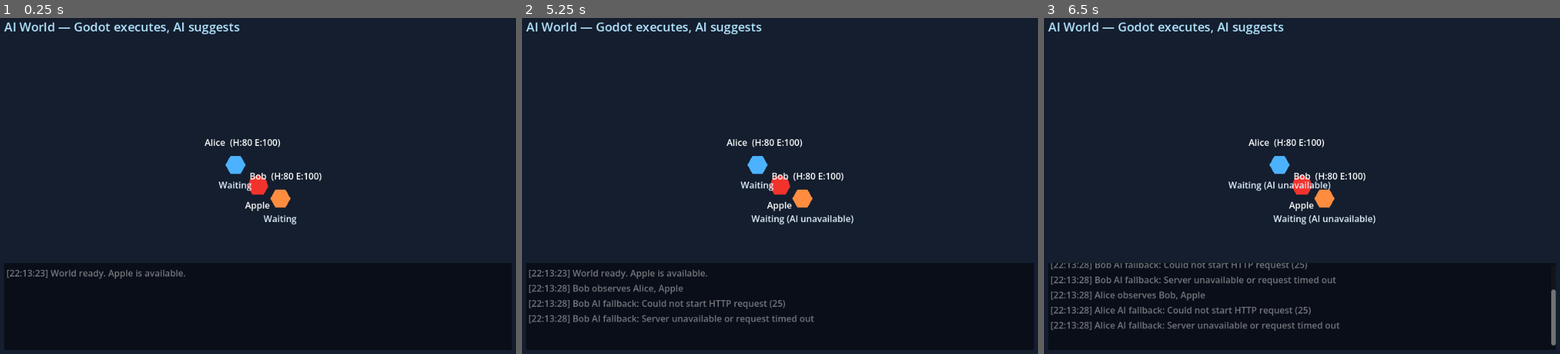
Above: before the commit, frames 1-3 (left to right).
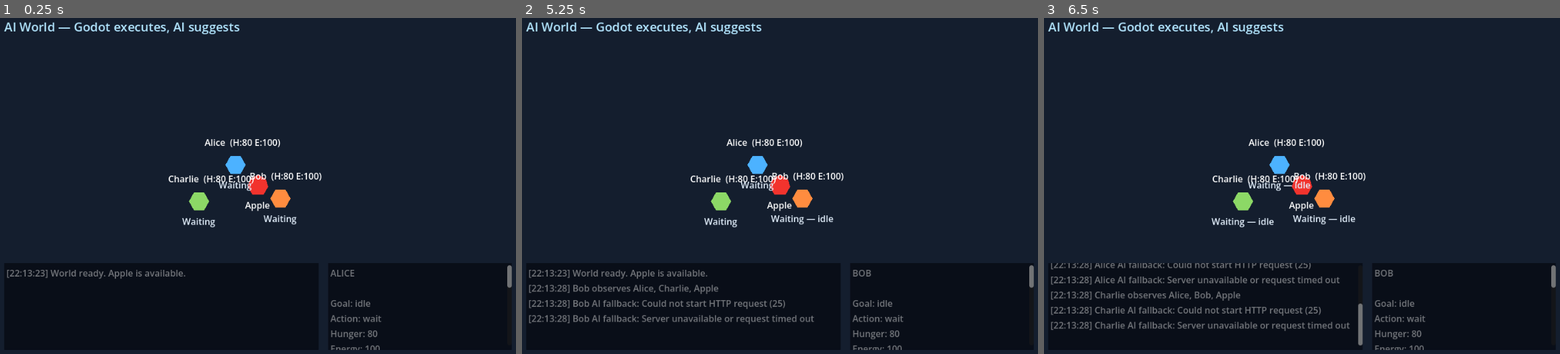
Above: after the commit, the same moments.

Repository: pfalli/AI_World
Game: Godot game, scene res://scenes/world.tscn
The game is run twice, just before and just after one commit, with the same random seed, the same clock (stepped at 60 frames per second) and the same inputs.
Inputs (mouse positions are in pixels of both pictures, inside the frame that each line leads up to):
- Up to frame 1 (0.25 s): no input
- Up to frame 2 (5.25 s): tap Enter at 0.5, 2, 3.5 s; move the mouse to (898, 169) at 0.52 s; click (898, 169) at 0.67 s; tap Space at 1.25, 2.75, 4.25 s; move the mouse to (671, 206) at 1.27 s; click (671, 206) at 1.42 s; move the mouse to (831, 108) at 2.02 s; click (831, 108) at 2.17 s; move the mouse to (754, 259) at 2.77 s; click (754, 259) at 2.92 s; move the mouse to (939, 239) at 3.52 s; click (939, 239) at 3.67 s; move the mouse to (620, 132) at 4.27 s; click (620, 132) at 4.42 s; move the mouse to (805, 186) at 5.02 s; click (805, 186) at 5.17 s
- Up to frame 3 (6.5 s): move the mouse to (1219, 98) at 5.77 s; click (1219, 98) at 5.92 s

The runs differ from the first frame. In frame 1, 0.9% of the frame differs, in the area x 32-100%, y 46-99%; in frame 2, 1.3%; in frame 3, 3.9%, in the area x 9-100%, y 46-99%.

Commit message:
Reusable WorldAgent state: goals, normalized personality, memories, relationships, recent     events/messages, reason, and action

Diff:
--- a/game/scenes/world.tscn
+++ b/game/scenes/world.tscn
@@ -37,20 +37,35 @@
 position = Vector2(440, 280)
 agent_id = "alice"
 agent_name = "Alice"
-personality = PackedStringArray("friendly", "cooperative", "curious")
+personality = {"friendliness": 0.9, "cooperation": 0.9, "curiosity": 0.8, "selfishness": 0.1, "aggression": 0.1}
 body_color = Color(0.3, 0.7, 1, 1)
 
 [node name="Bob" parent="Agents" instance=ExtResource("2")]
 position = Vector2(520, 340)
 agent_id = "bob"
 agent_name = "Bob"
-personality = PackedStringArray("selfish", "suspicious", "risk-taking")
+personality = {"friendliness": 0.3, "cooperation": 0.2, "curiosity": 0.5, "selfishness": 0.8, "aggression": 0.4}
 body_color = Color(1, 0.55, 0.25, 1)
+
+[node name="Charlie" parent="Agents" instance=ExtResource("2")]
+position = Vector2(375, 345)
+agent_id = "charlie"
+agent_name = "Charlie"
+personality = {"friendliness": 0.65, "cooperation": 0.55, "curiosity": 0.9, "selfishness": 0.35, "aggression": 0.15}
+body_color = Color(0.55, 0.85, 0.4, 1)
 
 [node name="EventPanel" type="TextEdit" parent="."]
 position = Vector2(28, 455)
-size = Vector2(904, 155)
+size = Vector2(560, 155)
 editable = false
 wrap_mode = 1
 theme_override_colors/background_color = Color(0.03, 0.05, 0.09, 0.9)
 theme_override_colors/font_color = Color(0.78, 0.88, 0.82, 1)
+
+[node name="AgentPanel" type="TextEdit" parent="."]
+position = Vector2(605, 455)
+size = Vector2(327, 155)
+editable = false
+wrap_mode = 1
+theme_override_colors/background_color = Color(0.03, 0.05, 0.09, 0.9)
+theme_override_colors/font_color = Color(0.8, 0.88, 1, 1)
--- a/game/scripts/agent.gd
+++ b/game/scripts/agent.gd
@@ -5,13 +5,23 @@
 @export var agent_name := "Agent"
 @export var hunger := 80
 @export var energy := 100
-@export var personality: PackedStringArray
+@export var personality: Dictionary = {"friendliness": 0.5, "cooperation": 0.5, "curiosity": 0.5, "selfishness": 0.5, "aggression": 0.5}
 @export var body_color := Color.WHITE
 @export var decision_interval := 5.0
+@export var max_memories := 100
 
 const ACTIONS := ["take_apple", "talk", "wander", "wait"]
+const GOALS := ["find_food", "socialize", "explore", "rest", "idle"]
 const SPEED := 115.0
+const CONTEXT_LIMIT := 8
 var current_action := "wait"
+var current_goal := "idle"
+var relationships: Dictionary = {}
+var memories: Array[Dictionary] = []
+var recent_events: Array[Dictionary] = []
+var recent_messages: Array[Dictionary] = []
+var last_reason := ""
+var _last_messages: Dictionary = {}
 var _destination := Vector2.ZERO
 var _client: AIClient
 var _world: Node
@@ -43,35 +53,85 @@
 
 func _on_decision_received(decision: Dictionary) -> void:
 	var action := str(decision.get("action", "wait"))
-	if not ACTIONS.has(action):
-		action = "wait"
-	_world.log_event("%s decided %s" % [agent_name, action.to_upper()])
+	current_goal = str(decision.get("goal", "idle"))
+	if not ACTIONS.has(action): action = "wait"
+	if not GOALS.has(current_goal): current_goal = "idle"
+	last_reason = str(decision.get("reason", "No reason provided."))
+	_world.log_event("%s decided %s (%s)." % [agent_name, action.to_upper(), current_goal])
 	_world.execute_intent(self, action, str(decision.get("target_id", "")), str(decision.get("message", "")))
+	_world.show_agent_info(self)
 
 func _on_request_failed(error_text: String) -> void:
 	wait_safely()
-	update_status("Waiting (AI unavailable)")
+	last_reason = "AI unavailable; safe fallback."
 	_world.log_event("%s AI fallback: %s" % [agent_name, error_text])
 
+func receive_social_event(event: Dictionary) -> void:
+	recent_events.append(event)
+	if recent_events.size() > CONTEXT_LIMIT: recent_events.pop_front()
+	var event_type := str(event.get("type", "event"))
+	var actor_id := str(event.get("actor_id", ""))
+	if event_type == "message" and str(event.get("target_agent_id", "")) == agent_id:
+		var message := {"from_id": actor_id, "from_name": str(event.get("actor_name", "Someone")), "message": str(event.get("message", ""))}
+		recent_messages.append(message)
+		if recent_messages.size() > CONTEXT_LIMIT: recent_messages.pop_front()
+		remember("conversation", "%s told me: %s" % [message.from_name, message.message], 5, [actor_id])
+		_world.log_event("%s remembered %s's message." % [agent_name, message.from_name])
+	elif event_type == "resource_taken" and actor_id != agent_id:
+		var actor_name := str(event.get("actor_name", "Another agent"))
+		remember("event", "%s took the only apple while I was hungry." % actor_name, 8 if hunger > 50 else 5, [actor_id])
+		if hunger > 50:
+			change_relationship(actor_id, -15, -5)
+		_world.log_event("%s observed: %s" % [agent_name, event.get("description", "A resource was taken.")])
+
+func remember(memory_type: String, description: String, importance: int, related_agents: Array) -> void:
+	memories.append({"id": "%s_%s" % [agent_id, _world.world_tick], "timestamp": Time.get_time_string_from_system(), "type": memory_type, "description": description, "importance": clampi(importance, 1, 10), "related_agents": related_agents, "created_at_tick": _world.world_tick})
+	if memories.size() > max_memories:
+		memories.sort_custom(func(a, b): return a.importance < b.importance or (a.importance == b.importance and a.created_at_tick < b.created_at_tick))
+		memories.pop_front()
+	_world.log_event("%s memory created: %s" % [agent_name, description])
+
+func relevant_memories(visible_ids: Array) -> Array[Dictionary]:
+	var scored: Array[Dictionary] = []
+	for memory in memories:
+		var relevance := 0
+		for related_id in memory.related_agents:
+			if visible_ids.has(related_id): relevance += 4
+		var age: int = maxi(0, _world.world_tick - int(memory.created_at_tick))
+		memory["_score"] = int(memory.importance) * 10 + relevance - min(age, 30)
+		scored.append(memory)
+	scored.sort_custom(func(a, b): return a._score > b._score)
+	var result: Array[Dictionary] = []
+	for memory in scored.slice(0, CONTEXT_LIMIT): result.append({"description": memory.description, "importance": memory.importance})
+	return result
+
+func change_relationship(other_id: String, trust_delta: int, affinity_delta: int) -> void:
+	if other_id.is_empty() or other_id == agent_id: return
+	var relation: Dictionary = relationships.get(other_id, {"trust": 0, "affinity": 0})
+	var old_trust := int(relation.trust)
+	relation.trust = clampi(old_trust + trust_delta, -100, 100)
+	relation.affinity = clampi(int(relation.affinity) + affinity_delta, -100, 100)
+	relationships[other_id] = relation
+	_world.log_event("%s relationship to %s trust: %s -> %s" % [agent_name, other_id, old_trust, relation.trust])
+
+func can_send_message(target_id: String, message: String) -> bool:
+	if message.strip_edges().is_empty(): return false
+	var previous: Dictionary = _last_messages.get(target_id, {})
+	if previous.get("message", "") == message and _world.world_tick - int(previous.get("tick", -999)) < 30: return false
+	_last_messages[target_id] = {"message": message, "tick": _world.world_tick}
+	return true
+
 func set_wander_destination(destination: Vector2) -> void:
-	current_action = "wander"
-	_destination = destination
-	update_status("Wandering")
+	current_action = "wander"; _destination = destination; update_status("Wandering — %s" % current_goal)
 
 func set_talk_target(target: WorldAgent, message: String) -> void:
-	current_action = "talk"
-	_destination = target.global_position
-	update_status(message if not message.is_empty() else "Talking to %s" % target.agent_name)
+	current_action = "talk"; _destination = target.global_position; update_status("To %s: %s" % [target.agent_name, message])
 
 func wait_safely() -> void:
-	current_action = "wait"
-	velocity = Vector2.ZERO
-	update_status("Waiting")
+	current_action = "wait"; velocity = Vector2.ZERO; update_status("Waiting — %s" % current_goal)
 
 func eat_apple() -> void:
-	hunger = max(0, hunger - 50)
-	current_action = "wait"
-	update_status("Ate Apple — hunger %s" % hunger)
+	hunger = max(0, hunger - 50); current_action = "wait"; update_status("Ate Apple — hunger %s" % hunger)
 
 func update_status(text: String) -> void:
 	$NameLabel.text = "%s  (H:%s E:%s)" % [agent_name, hunger, energy]
--- a/game/scripts/world.gd
+++ b/game/scripts/world.gd
@@ -4,24 +4,45 @@
 @export var perception_radius := 650.0
 @export var take_distance := 55.0
 var apple_available := true
+var world_tick := 0
+var selected_agent: WorldAgent
 @onready var apple: Node2D = $Apple
 @onready var agents: Node2D = $Agents
 @onready var event_panel: TextEdit = $EventPanel
+@onready var agent_panel: TextEdit = $AgentPanel
 
 func _ready() -> void:
 	randomize()
 	for agent in agents.get_children():
 		agent.setup(self, server_url)
+		if selected_agent == null: selected_agent = agent
 	log_event("World ready. Apple is available.")
+	show_agent_info(selected_agent)
+
+func _unhandled_input(event: InputEvent) -> void:
+	if event is InputEventMouseButton and event.pressed and event.button_index == MOUSE_BUTTON_LEFT:
+		for agent in agents.get_children():
+			if agent.global_position.distance_to(get_global_mouse_position()) < 36.0:
+				selected_agent = agent
+				show_agent_info(agent)
+				get_viewport().set_input_as_handled()
+				return
 
 func build_observation(observer: WorldAgent) -> Dictionary:
+	# A logical tick advances only when a decision context is assembled, not every frame.
+	world_tick += 1
 	var entities: Array[Dictionary] = []
 	for other in agents.get_children():
 		if other != observer and observer.global_position.distance_to(other.global_position) <= perception_radius:
 			entities.append({"type": "agent", "id": other.agent_id, "name": other.agent_name})
 	if apple_available and observer.global_position.distance_to(apple.global_position) <= perception_radius:
 		entities.append({"type": "food", "id": "apple_1", "name": "Apple"})
-	return {"id": observer.agent_id, "name": observer.agent_name, "hunger": observer.hunger, "energy": observer.energy, "personality": Array(observer.personality), "position": {"x": observer.global_position.x, "y": observer.global_position.y}, "visible_entities": entities, "available_actions": WorldAgent.ACTIONS}
+	var visible_ids: Array = []
+	for entity in entities:
+		if entity.type == "agent": visible_ids.append(entity.id)
+	var events: Array[String] = []
+	for event in observer.recent_events.slice(-8): events.append(str(event.get("description", "event")))
+	return {"id": observer.agent_id, "name": observer.agent_name, "hunger": observer.hunger, "energy": observer.energy, "personality": observer.personality, "current_goal": observer.current_goal, "position": {"x": observer.global_position.x, "y": observer.global_position.y}, "visible_entities": entities, "relationships": observer.relationships, "recent_events": events, "relevant_memories": observer.relevant_memories(visible_ids), "recent_messages": observer.recent_messages.slice(-8), "available_actions": WorldAgent.ACTIONS}
 
 func describe_visible_entities(observer: WorldAgent) -> String:
 	var names: Array[String] = []
@@ -35,10 +56,14 @@
 		"take_apple": _take_apple(agent, target_id)
 		"talk":
 			var target := _agent_by_id(target_id)
-			if target:
+			if target and agent.can_send_message(target_id, message):
 				agent.set_talk_target(target, message)
-				log_event("%s: %s" % [agent.agent_name, message if not message.is_empty() else "Hello!"])
+				agent.remember("action", "I told %s: %s" % [target.agent_name, message], 4, [target_id])
+				var message_event := {"type": "message", "actor_id": agent.agent_id, "actor_name": agent.agent_name, "target_agent_id": target_id, "message": message, "description": "%s said to %s: %s" % [agent.agent_name, target.agent_name, message], "position": {"x": agent.global_position.x, "y": agent.global_position.y}}
+				publish_event(message_event)
+				log_event("%s → %s: %s" % [agent.agent_name, target.agent_name, message])
 			else:
+				log_event("%s talk prevented (invalid or repeated message)." % agent.agent_name)
 				agent.wait_safely()
 		"wander": agent.set_wander_destination(_random_world_position(agent.global_position))
 		_: agent.wait_safely()
@@ -56,6 +81,26 @@
 	apple.hide()
 	agent.eat_apple()
 	log_event("%s took Apple." % agent.agent_name)
+	agent.remember("action", "I took the only apple because I was hungry.", 6, [])
+	publish_event({"type": "resource_taken", "actor_id": agent.agent_id, "actor_name": agent.agent_name, "target_id": "apple_1", "description": "%s took Apple." % agent.agent_name, "position": {"x": apple.global_position.x, "y": apple.global_position.y}})
+
+func publish_event(event: Dictionary) -> void:
+	var event_position := Vector2(float(event.position.x), float(event.position.y))
+	for observer in agents.get_children():
+		if observer.agent_id != str(event.get("actor_id", "")) and observer.global_position.distance_to(event_position) <= perception_radius:
+			observer.receive_social_event(event)
+
+func show_agent_info(agent: WorldAgent) -> void:
+	if agent == null: return
+	var relationship_lines: Array[String] = []
+	for other_id in agent.relationships:
+		var relation: Dictionary = agent.relationships[other_id]
+		relationship_lines.append("%s: trust %s, affinity %s" % [other_id, relation.trust, relation.affinity])
+	var memory_lines: Array[String] = []
+	for memory in agent.memories.slice(-5): memory_lines.append("• %s" % memory.description)
+	var message_lines: Array[String] = []
+	for message in agent.recent_messages.slice(-5): message_lines.append("%s: %s" % [message.from_name, message.message])
+	agent_panel.text = "%s\n\nGoal: %s\nAction: %s\nHunger: %s\nEnergy: %s\n\nPersonality:\n%s\n\nRelationships:\n%s\n\nRecent memories:\n%s\n\nRecent messages:\n%s\n\nLast AI reason:\n%s" % [agent.agent_name.to_upper(), agent.current_goal, agent.current_action, agent.hunger, agent.energy, JSON.stringify(agent.personality), "\n".join(relationship_lines) if not relationship_lines.is_empty() else "Neutral", "\n".join(memory_lines) if not memory_lines.is_empty() else "None", "\n".join(message_lines) if not message_lines.is_empty() else "None", agent.last_reason]
 
 func _agent_by_id(id: String) -> WorldAgent:
 	for agent in agents.get_children():
Not shown, changed: CODEX.md
Not shown, changed: README.md
Not shown, changed: server/ai_provider.py
Not shown, changed: server/models.py
